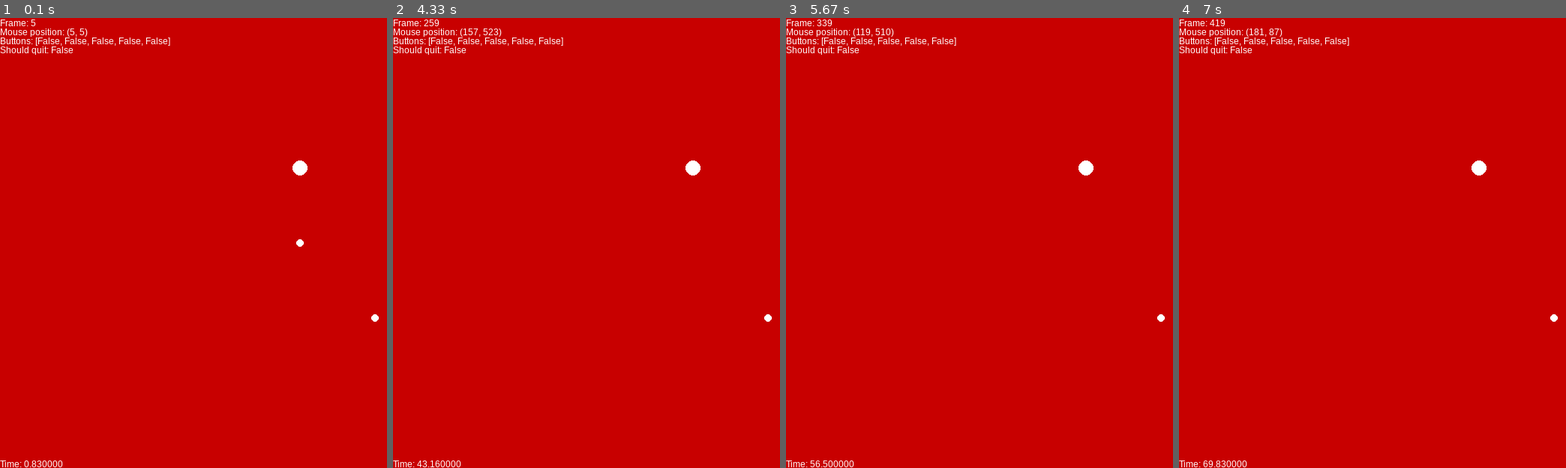
Above: before the commit, frames 1-4 (left to right).
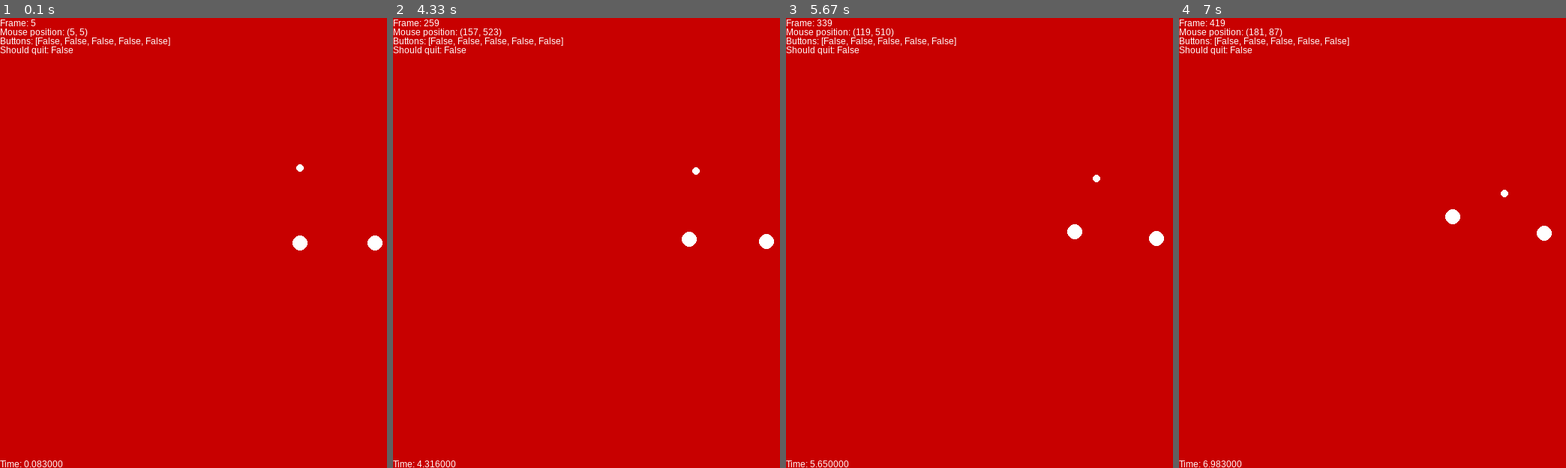
Above: after the commit, the same moments.

Repository: tiboras/IN104_Mathis_Miroux-Thibaud_Rasse
Game: pygame game, started from Project_TA/projet/main.py
The game is run twice, just before and just after one commit, with the same random seed, the same clock (stepped at 60 frames per second) and the same inputs.
Inputs (mouse positions are in pixels of both pictures, inside the frame that each line leads up to):
- Up to frame 1 (0.1 s): no input
- Up to frame 2 (4.33 s): click (694, 243) at 0.38 s; click (752, 342) at 0.72 s; click (outside the picture) at 1.05 s; click (551, 153) at 1.38 s; click (690, 297) at 1.72 s; click (609, 148) at 2.05 s; click (outside the picture) at 2.38 s; click (497, 288) at 2.72 s; click (516, 157) at 3.05 s; click (551, 324) at 3.38 s; click (outside the picture) at 3.72 s; click (509, 409) at 4.05 s
- Up to frame 3 (5.67 s): click (898, 270) at 4.38 s; click (1118, 369) at 4.72 s; click (outside the picture) at 5.05 s; click (875, 400) at 5.38 s
- Up to frame 4 (7 s): click (1329, 319) at 5.72 s; click (outside the picture) at 6.05 s; click (1511, 117) at 6.38 s; click (1314, 81) at 6.72 s

The runs differ from the first frame. In frame 1, 0.3% of the frame differs, in the area x 8-99%, y 31-100%; in frame 2, 0.3%; in frame 3, 0.4%; in frame 4, 0.4%, in the area x 7-98%, y 31-100%.

Commit message:
commit du vendredi soir bis
c'est bon les corps s'affichent mais ils ne tournent pas comme il faut...

Diff:
--- a/Project_TA/projet/main.py
+++ b/Project_TA/projet/main.py
@@ -11,17 +11,16 @@
 if __name__ == "__main__":
     b1 = Body(Vector2(100, 300),
               velocity=Vector2(0, 0),
-              mass=1000,
+              mass=10,
+              draw_radius=5)
+    b2 = Body(Vector2(100, 400),
+              velocity=Vector2(0, 0.2),
+              mass=10,
               draw_radius=10)
-    b2 = Body(Vector2(100, 400),
-              velocity=Vector2(0, 10),
-              mass=1,
-              draw_radius=5)
-
-    b3 = Body(Vector2(200, 500),
-              velocity=Vector2(0, 10),
-              mass=1000,
-              draw_radius=5)
+    b3 = Body(Vector2(200, 400),
+          velocity=Vector2(0, 0.2),
+          mass=10,
+          draw_radius=10)
     world = World()
     world.add(b1)
     world.add(b2)
@@ -37,7 +36,7 @@
 
     # this coefficient controls the speed
     # of the simulation
-    time_scale = 10
+    time_scale = 1
     print(len(world))
 
     print("Start program")
--- a/Project_TA/projet/simulator/physics/engine.py
+++ b/Project_TA/projet/simulator/physics/engine.py
@@ -60,29 +60,40 @@
                 [vx1, vy1, vx2, vy2, ..., vxn, vyn, ax1, ay1, ax2, ay2, ..., axn, ayn]
             where vxi, vyi are the velocities and axi, ayi are the accelerations.
         """
-        """faire une matrice des forces"""
+
         N = len(self.world)
-        Fx = np.zeros((N,N), dtype = Vector) #utiliser le inti ?
-        Fy = np.zeros((N,N), dtype = Vector) #utiliser le inti ?
-        for i in range(len(self.world)):
-            for j in range(i):
-                Fx[i][j]=G*self.world.get(i).mass*self.world.get(j).mass*(self.world.get(i).position.get_x()-self.world.get(j).position.get_x())/((self.world.get(i).position-self.world.get(j).position).norm())**(3/2)
-                Fx[j,i] = -Fx[i,j]
-                Fy[i][j]=G*self.world.get(i).mass*self.world.get(j).mass*(self.world.get(i).position.get_y()-self.world.get(j).position.get_y())/((self.world.get(i).position-self.world.get(j).position).norm())**(3/2)
-                Fy[j,i] = -Fy[i,j]
+        deriv = Vector(4*N)
+        for i in range(N) :
+            deriv[2*i] = y0[(N+i)*2]
+            deriv[2*i+1] = y0[(N+i)*2]
+            acc_i = Vector2(0,0)
+            pos_i = Vector2(y0[2*i],y0[2*i+1])
+            for j in range(2) :
+                if i!=j :
+                    acc_i += gravitational_force(pos_i,1,Vector2(y0[2*j],y0[2*j+1]),self.world.get(j).mass)
+            deriv[2*N+2*i] = acc_i.get_x()
+            deriv[2*N+2*i] = acc_i.get_y()
+        return deriv
 
 
-        forces_appliques_x = np.dot(Fx, np.ones((N,1))) #faire la somme des forces appliqueés à toutes les planètes
-        forces_appliques_y = np.dot(Fy, np.ones((N,1))) #faire la somme des forces appliqueés à toutes les planètes
+        # Fx = np.zeros((N,N)) #utiliser le inti ?
+        # Fy = np.zeros((N,N)) #utiliser le inti ?
+        # for i in range(len(self.world)):
+        #     for j in range(i):
+        #         Fx[i][j]=-G*self.world.get(i).mass*self.world.get(j).mass*(self.world.get(i).position.get_x()-self.world.get(j).position.get_x())/((self.world.get(i).position-self.world.get(j).position).norm())**(3/2)
+        #         Fx[j,i] = -Fx[i,j]
+        #         Fy[i][j]=-G*self.world.get(i).mass*self.world.get(j).mass*(self.world.get(i).position.get_y()-self.world.get(j).position.get_y())/((self.world.get(i).position-self.world.get(j).position).norm())**(3/2)
+        #         Fy[j,i] = -Fy[i,j]
+        # forces_appliques_x = np.dot(Fx, np.ones((N,1))) #faire la somme des forces appliqueés à toutes les planètes
+        # forces_appliques_y = np.dot(Fy, np.ones((N,1))) #faire la somme des forces appliqueés à toutes les planètes
 
-        deriv = Vector(4*N)
-        for j in range(2*N) :
-            deriv[i] = y0[2*N+i]
-        for i in range(N):
-            deriv[2*N+ (2*i)] = (forces_appliques_x[i,0])/self.world.get(i).mass
-            deriv[2*N+ (2*i+1)] = (forces_appliques_y[i,0])/self.world.get(i).mass
-        print(deriv)
-        return deriv
+        # deriv = Vector(4*N)
+        # for j in range(2*N) :
+        #     deriv[j] = y0[2*N+j]
+        # for i in range(N):
+        #     deriv[2*N+ (2*i)] = (forces_appliques_x[i,0])/self.world.get(i).mass
+        #     deriv[2*N+ (2*i+1)] = (forces_appliques_y[i,0])/self.world.get(i).mass
+        # return deriv
 
     def make_solver_state(self):
         """ Returns the state given to the solver, it is the vector y in
--- a/Project_TA/projet/simulator/simulator.py
+++ b/Project_TA/projet/simulator/simulator.py
@@ -15,6 +15,7 @@
 
         y0 = self.engine.make_solver_state()
 
+
         self.solver = Solver(self.engine.derivatives, self.t, y0)
 
     def step(self, h):
--- a/Project_TA/projet/simulator/solvers/solver.py
+++ b/Project_TA/projet/simulator/solvers/solver.py
@@ -40,4 +40,5 @@
         dt=t//self.max_step_size
         for k in range(1,int(t)+1):
             y = y+(dt*(self.f(k*dt,y)))
+        print(y)
         return y
